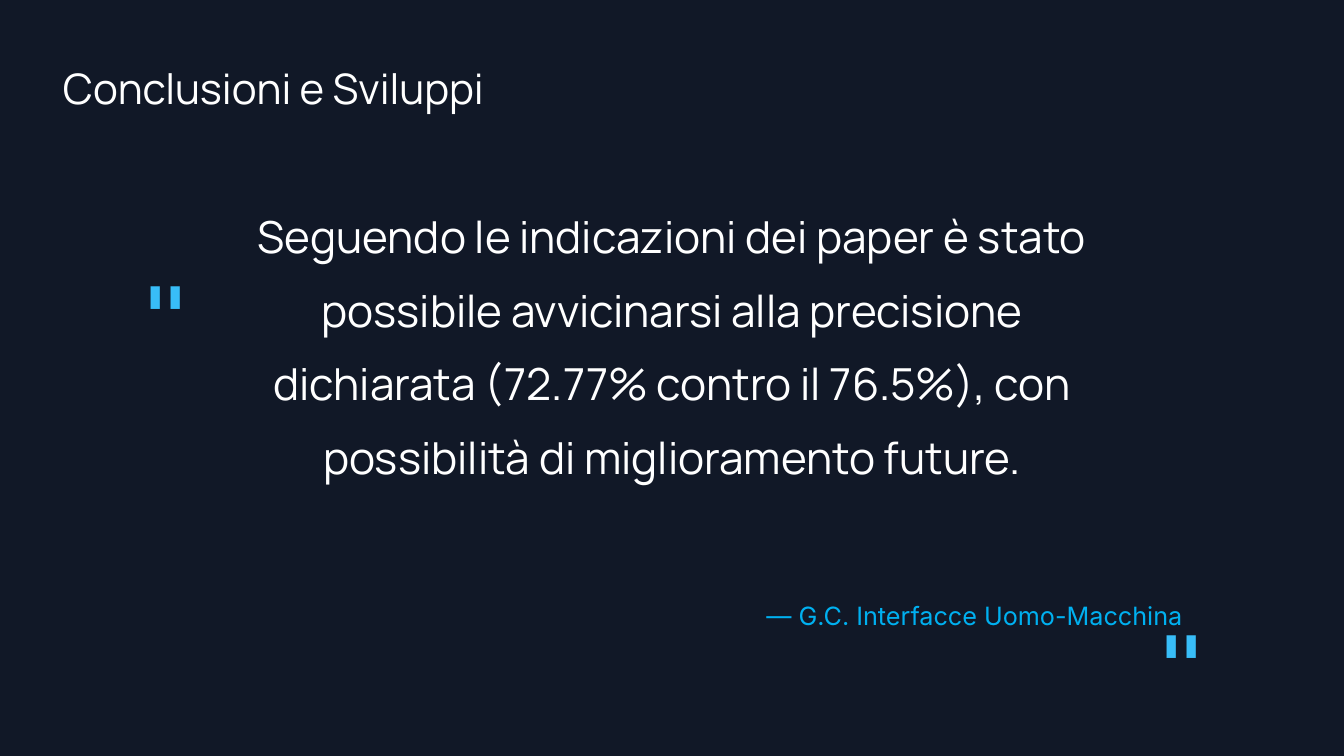
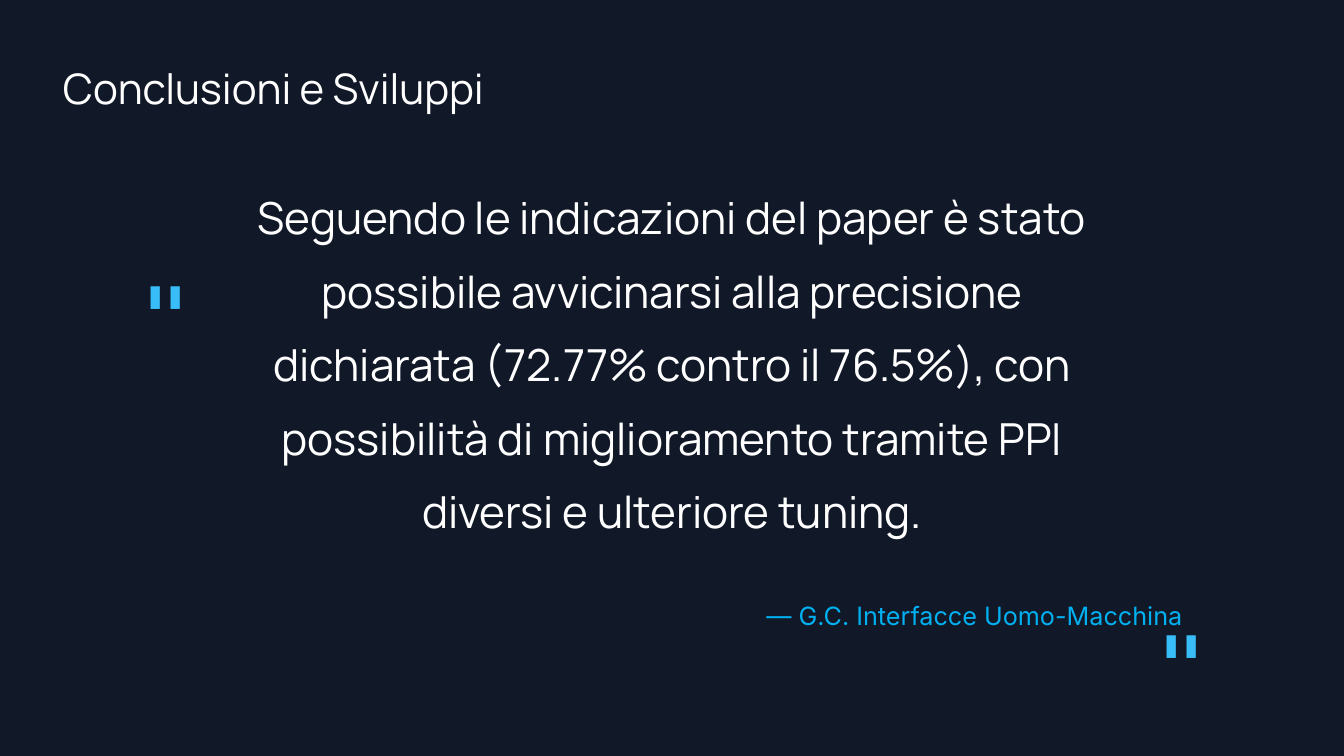
Before and after one commit to GABRYCA/ml-stress-rest, a slide deck: slide 13 of Progetto Interfacce Uomo-Macchina.pptx (slide 12 before the commit). Drawn at 1344x756 pixels with LibreOffice and Linux fonts; fonts in the diff are those of the drawing; background and template pictures are left out. Boxes give left, top, right and bottom in pixels: in the first picture for what was removed or moved away, otherwise in the second. Text is boxed around its words. In the diff, an @@ line names an element or a change of style, - is before the commit and + after.

```diff
--- a/Progetto Interfacce Uomo-Macchina.pptx
+++ b/Progetto Interfacce Uomo-Macchina.pptx
@@ text at (258, 199, 1086, 540): text changed @@
-Seguendo le indicazioni dei paper è stato possibile avvicinarsi alla precisione dichiarata (72.77% contro il 76.5%), con possibilità di miglioramento future.
+Seguendo le indicazioni del paper è stato possibile avvicinarsi alla precisione dichiarata (72.77% contro il 76.5%), con possibilità di miglioramento tramite PPI diversi e ulteriore tuning.
```
Also in this commit, not shown: 8 other slides changed, 1 slide added, 4 other files.
